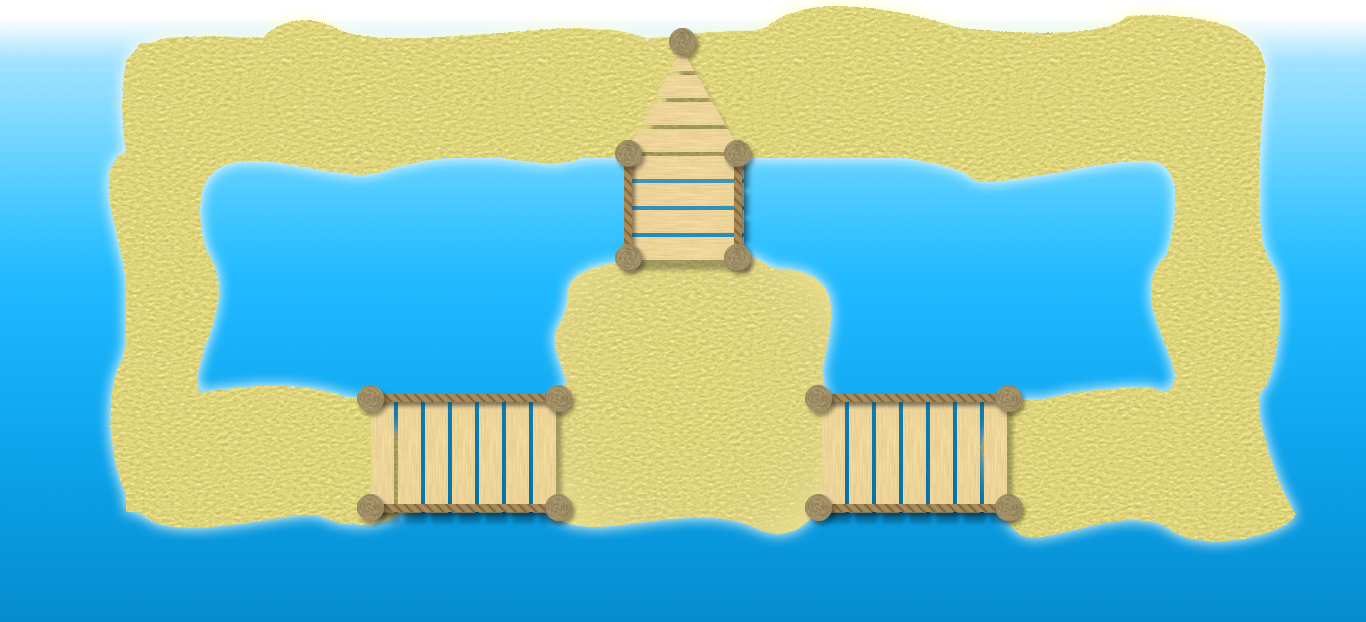
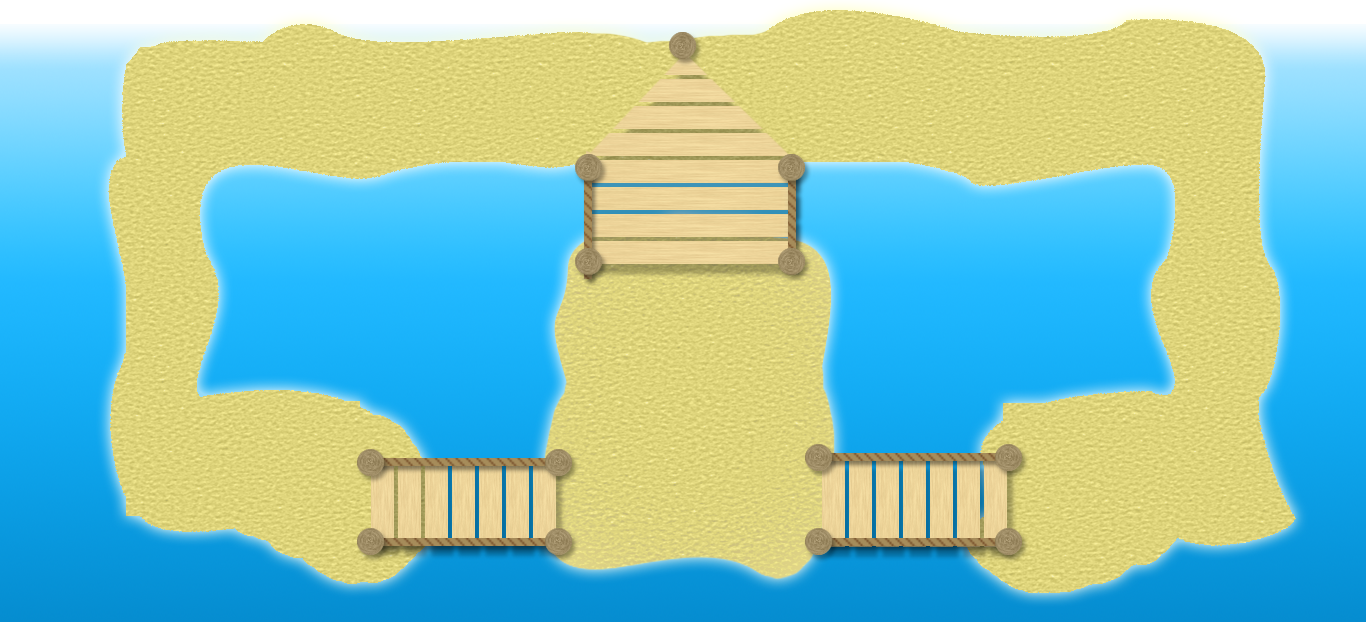
Layered file, before and after one edit (1366px x 622px). Changes by layer:
added group "Posts" with 19 layers above "Bottom-right bridge" over [357, 32, 1022, 555]
added group "Bottom-right bridge" with 7 layers above "Top-mid bridge" over [822, 458, 1007, 547]
added layer "Board 1 copy 13" in group "Bottom-right bridge" over [984, 458, 1007, 547]
added layer "Board 1 copy 12" in group "Bottom-right bridge" over [957, 458, 980, 547]
added layer "Board 1 copy 11" in group "Bottom-right bridge" over [930, 458, 953, 547]
added layer "Board 1 copy 10" in group "Bottom-right bridge" over [903, 458, 926, 547]
added layer "Board 1 copy 9" in group "Bottom-right bridge" over [876, 458, 899, 547]
added layer "Board 1 copy 8" in group "Bottom-right bridge" over [849, 458, 872, 547]
added group "Top-mid bridge" with 8 layers above "Bottom-left bridge" over [586, 52, 795, 264]
added layer "Board 1 copy 20" in group "Top-mid bridge" over [586, 241, 795, 264]
added layer "Board 1 copy 19" in group "Top-mid bridge" over [586, 214, 795, 237]
added layer "Board 1 copy 18" in group "Top-mid bridge" over [586, 187, 795, 210]
added layer "Board 1 copy 17" in group "Top-mid bridge" over [586, 160, 795, 183]
added layer "Board 1 copy 16" in group "Top-mid bridge" over [586, 133, 795, 156]
added layer "Board 1 copy 15" in group "Top-mid bridge" over [586, 106, 795, 129]
added layer "Board 1 copy 21" in group "Top-mid bridge" over [586, 52, 795, 75]
added layer "Board 1 copy 14" in group "Top-mid bridge" over [586, 79, 795, 102]
added group "Bottom-left bridge" with 7 layers above "Deck" over [371, 460, 556, 546]
added group "Deck" with 2 layers above "Ocean" over [108, 10, 1296, 593]
added layer "Chair ground" in group "Deck" over [108, 10, 1296, 593]
added layer "Central Dune" in group "Deck" over [544, 215, 835, 581]
renamed "Layer 1" to "Ocean", painted on it, masked it over [0, 0, 1366, 607]
…and 27 more changes (27 added)
